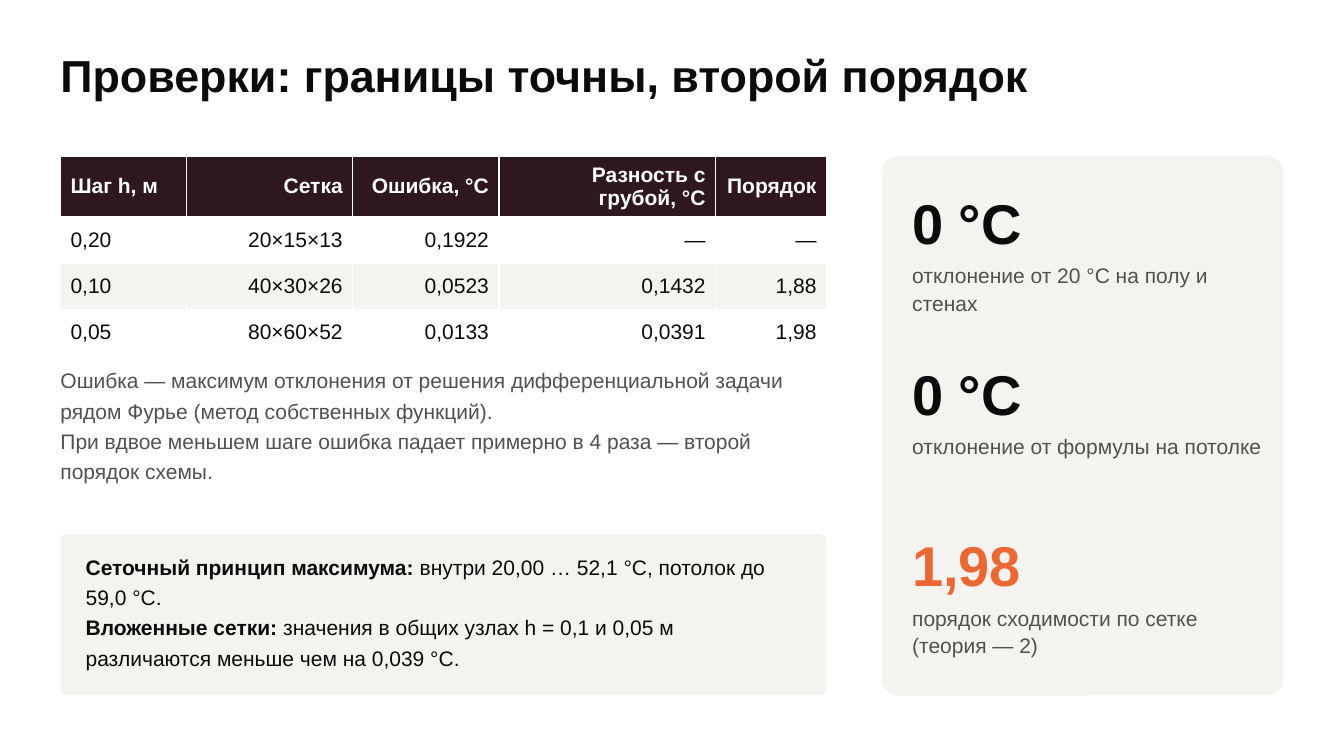
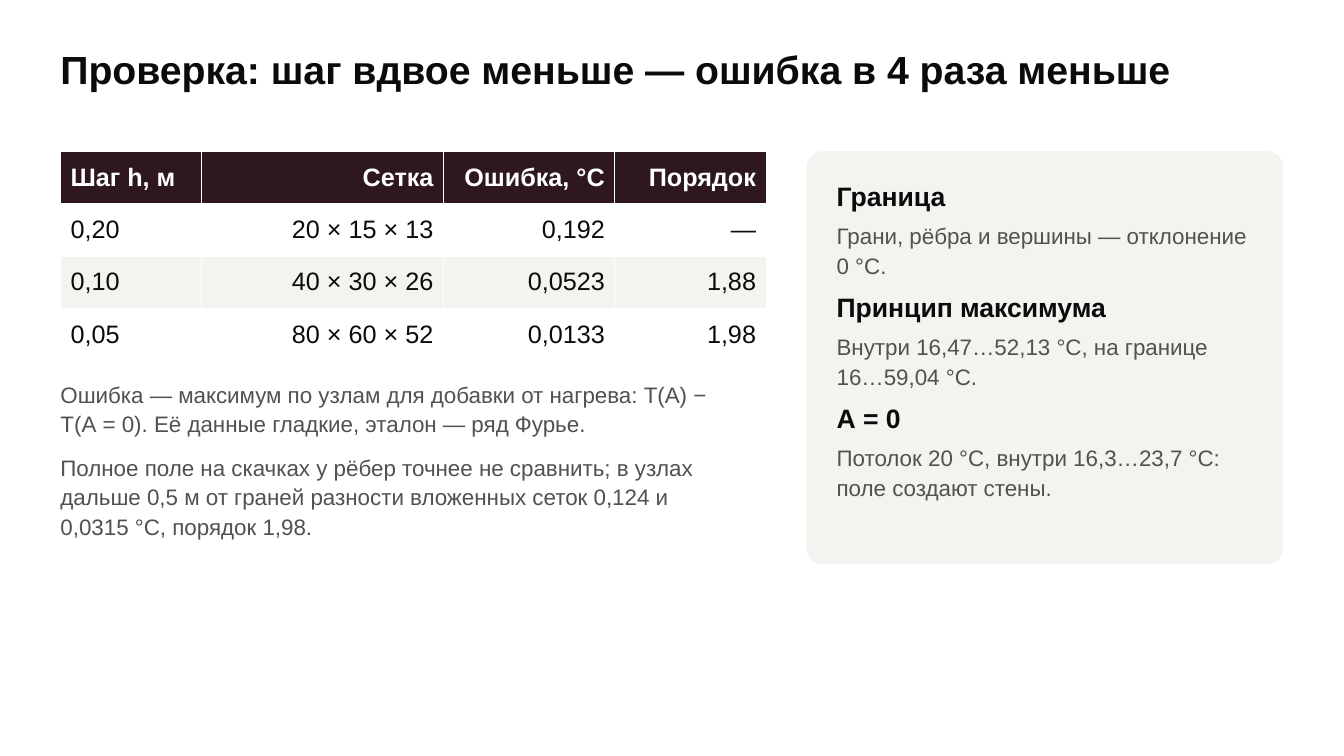
Before and after one commit to terMorel/computational-mathematics, a slide deck: slide 5 of PDE-Solver/presentation/PDE-Solver.pptx. Drawn at 1344x756 pixels with LibreOffice and Linux fonts; fonts in the diff are those of the drawing. Boxes give left, top, right and bottom in pixels: in the first picture for what was removed or moved away, otherwise in the second. Text is boxed around its words. In the diff, an @@ line names an element or a change of style, - is before the commit and + after.

```diff
--- a/PDE-Solver/presentation/PDE-Solver.pptx
+++ b/PDE-Solver/presentation/PDE-Solver.pptx
@@ text at box(60, 55, 1170, 92): text changed; size 32 to 28 pt @@
-Проверки: границы точны, второй порядок
+Проверка: шаг вдвое меньше — ошибка в 4 раза меньше
@@ table at box(60, 151, 766, 361) @@
-column 2: Сетка | 20×15×13 | 40×30×26 | 80×60×52
-column 3: Ошибка, °C | 0,1922 | 0,0523 | 0,0133
-column 4: Разность с грубой, °C | — | 0,1432 | 0,0391
+column 2: Сетка | 20 × 15 × 13 | 40 × 30 × 26 | 80 × 60 × 52
+column 3: Ошибка, °C | 0,192 | 0,0523 | 0,0133
@@ table: place and size @@
-table at box(60, 156, 827, 346)
+table at box(60, 151, 766, 361)
@@ rounded rectangle: place and size @@
-rounded rectangle at box(60, 534, 827, 696)
+rounded rectangle at box(807, 151, 1284, 565)
@@ rounded rectangle removed at box(882, 156, 1284, 696) @@
@@ text at box(837, 187, 1247, 501): text changed; size 15 to 16 pt; text colour #0B0B0B to #52514E @@
-Сеточный принцип максимума: внутри 20,00 … 52,1 °C, потолок до 59,0 °C.
-Вложенные сетки: значения в общих узлах h = 0,1 и 0,05 м различаются меньше чем на 0,039 °C.
+Граница
+Грани, рёбра и вершины — отклонение 0 °C.
+Принцип максимума
+Внутри 16,47…52,13 °C, на границе 16…59,04 °C.
+A = 0
+Потолок 20 °C, внутри 16,3…23,7 °C: поле создают стены.
@@ text removed at box(912, 205, 1022, 245) @@
-0 °C
@@ text removed at box(912, 268, 1208, 311) @@
-отклонение от 20 °C на полу и стенах
@@ text at box(60, 386, 693, 540): text changed; size 15 to 16 pt @@
-Ошибка — максимум отклонения от решения дифференциальной задачи рядом Фурье (метод собственных функций).
-При вдвое меньшем шаге ошибка падает примерно в 4 раза — второй порядок схемы.
+Ошибка — максимум по узлам для добавки от нагрева: T(A) − T(A = 0). Её данные гладкие, эталон — ряд Фурье.
+Полное поле на скачках у рёбер точнее не сравнить; в узлах дальше 0,5 м от граней разности вложенных сеток 0,124 и 0,0315 °C, порядок 1,98.
@@ text removed at box(912, 376, 1022, 416) @@
-0 °C
@@ text removed at box(912, 439, 1261, 459) @@
-отклонение от формулы на потолке
@@ text removed at box(912, 547, 1021, 595) @@
-1,98
@@ text removed at box(912, 614, 1197, 658) @@
-порядок сходимости по сетке (теория — 2)
```
Also in this commit, not shown: 1 other slide changed, 7 slides added, 7 slides removed, 12 other files.
